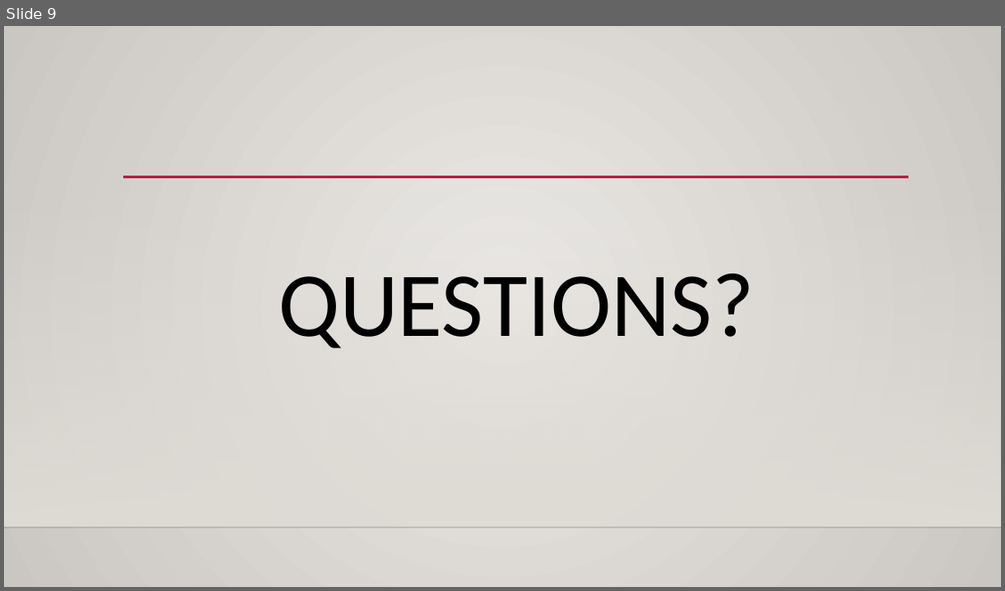
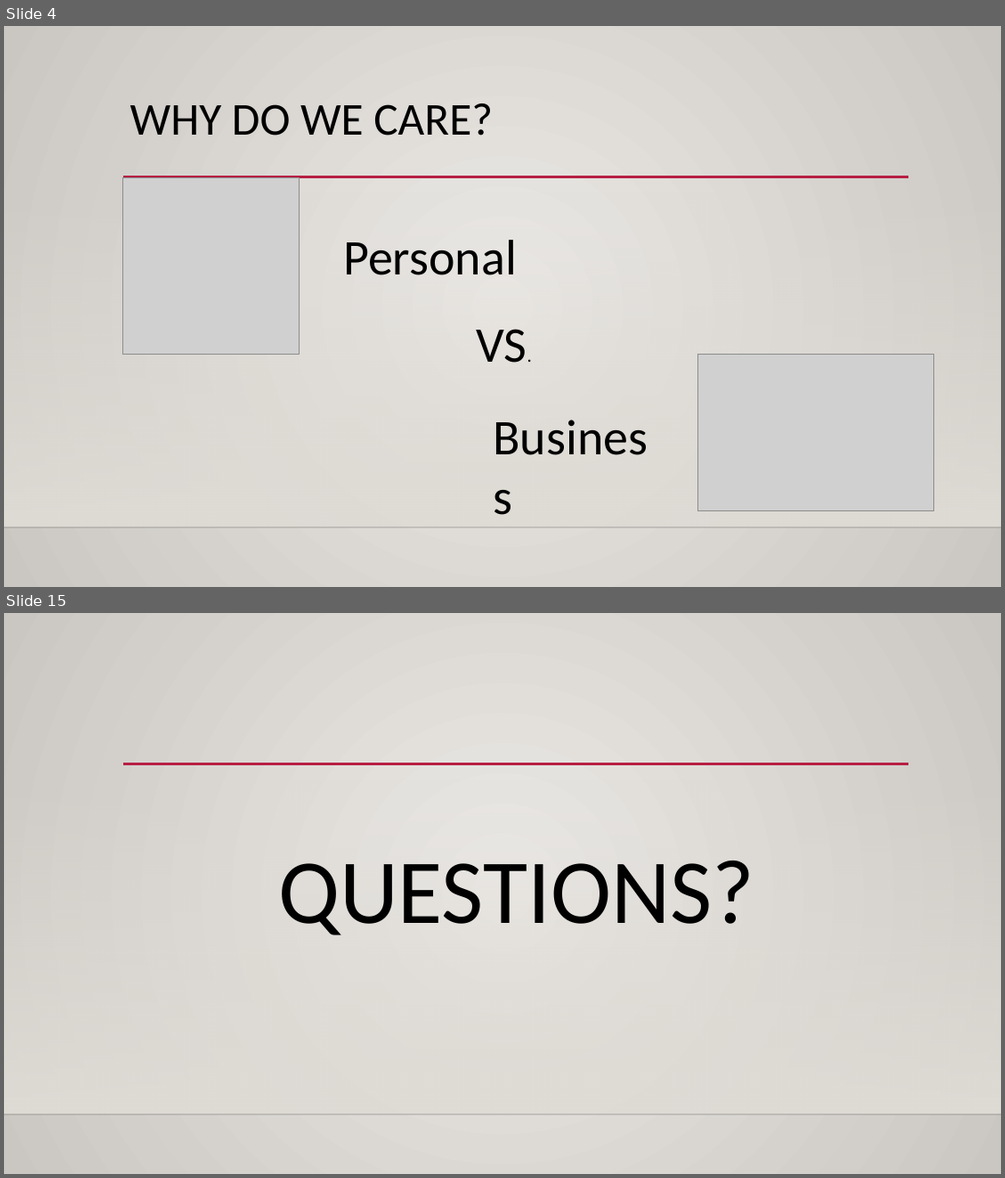
Before and after one commit to qnguyen793/Web_Scraping_Project, a slide deck: Open Table Presentation.pptx. Shown one above the other, each under a label of ours: slide 9 before the commit, slides 4 and 15 after it; the slides between them are not shown. The pictures are 1005x591 and 1005x1178 pixels, drawn with LibreOffice and Linux fonts; fonts in the diff are those of the drawing; grey boxes stand for pictures; background and template pictures are left out. Boxes give left, top, right and bottom in pixels: in the first picture for what was removed or moved away, otherwise in the second. Text is boxed around its words. In the diff, an @@ line names an element or a change of style, - is before the commit and + after.

```diff
--- a/Open Table Presentation.pptx
+++ b/Open Table Presentation.pptx
@@ slide 4 added at [4,26,1001,587], background gradient #ECEAE7 to #CAC7C1; not listed: 3 template elements that a slide beside it also shows @@
@@ title added at [130,103,493,135], 44 pt, text #000000 @@
+WHY DO WE CARE?
@@ picture added at [123,178,299,354] @@
@@ text added at [343,240,517,275], 48 pt, text #000000 @@
+Personal
@@ text added at [477,329,527,362], 48 pt, text #000000 @@
+VS.
@@ picture added at [698,354,933,510] @@
@@ text added at [485,402,672,469], 48 pt, text #000000 @@
+Business
@@ what was slide 9 is now slide 15 @@
```
Also in this commit, not shown: 4 slides changed, 9 other slides added, 4 slides removed, 9 other files.
